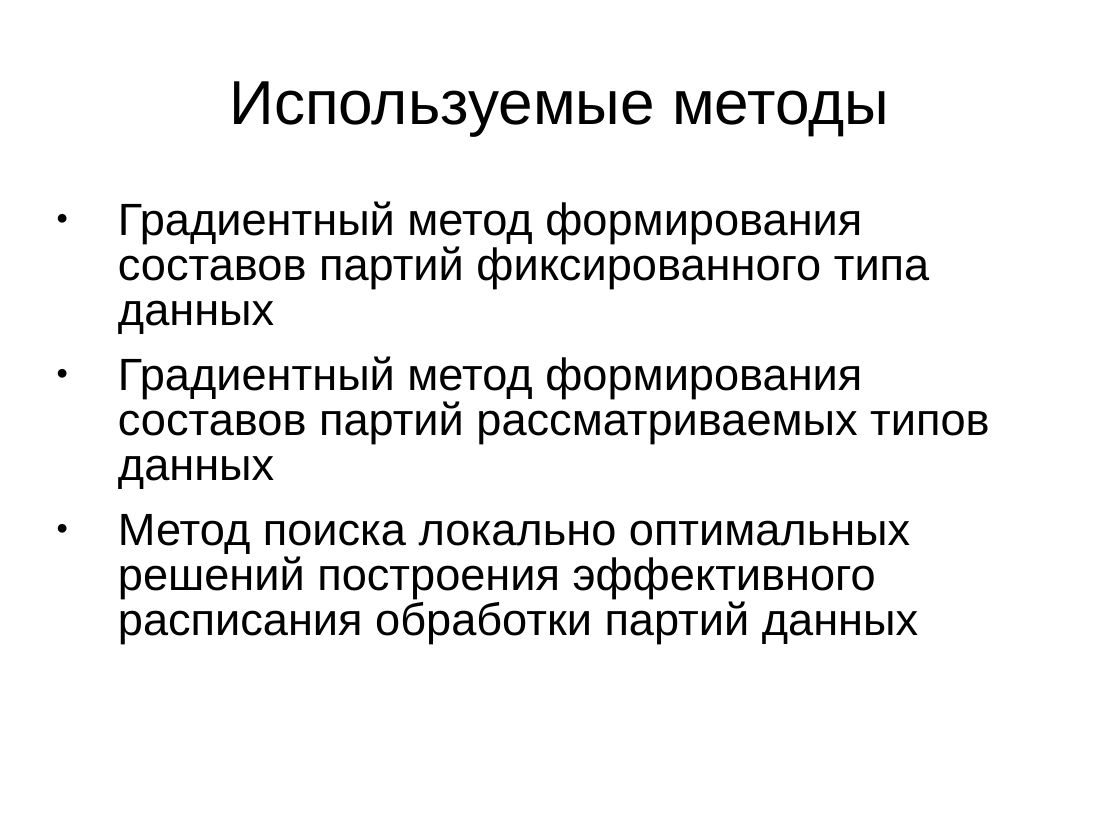
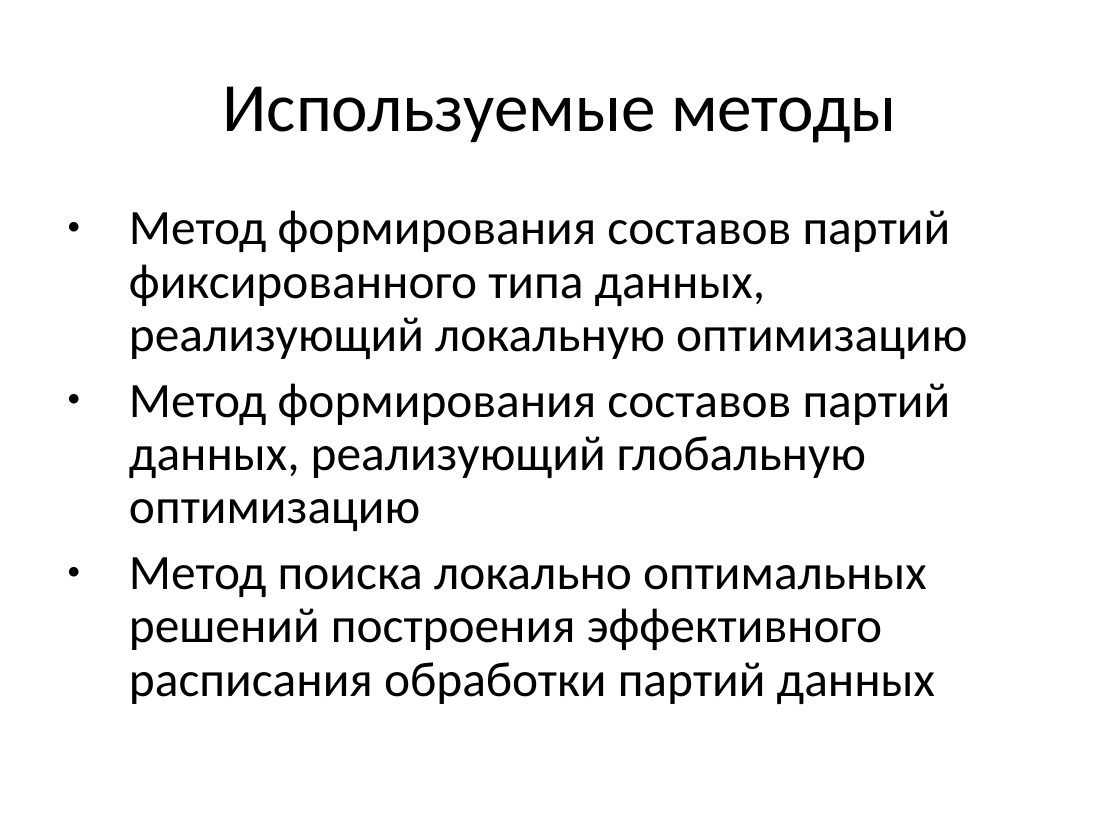
Before and after one commit to sasha2567/diplom, a slide deck: slide 6 of К защите/Саша/В диплом/На защиту.ppt. Drawn at 1120x840 pixels with LibreOffice and Linux fonts; fonts in the diff are those of the drawing. Boxes give left, top, right and bottom in pixels: in the first picture for what was removed or moved away, otherwise in the second. Text is boxed around its words. In the diff, an @@ line names an element or a change of style, - is before the commit and + after.

```diff
--- a/К защите/Саша/В диплом/На защиту.ppt
+++ b/К защите/Саша/В диплом/На защиту.ppt
@@ title "Используемые методы" at [223,86,897,143]: size 44 to 49 pt, font Arial to Calibri; line spacing 0.93 to 1 @@
@@ text at [129,210,967,531]: text changed; size 32 to 35 pt; font Arial to Calibri @@
-● Градиентный метод формирования составов партий фиксированного типа данных
-● Градиентный метод формирования составов партий рассматриваемых типов данных
+● Метод формирования составов партий фиксированного типа данных, реализующий локальную оптимизацию
+● Метод формирования составов партий данных, реализующий глобальную оптимизацию
@@ text at [129,557,935,704]: size 32 to 35 pt, font Arial to Calibri in "Метод поиска локально оптимальных решений построения эффекти ..."; line spacing 0.83 to 0.9; less space between paragraphs @@
```
Also in this commit, not shown: 18 other slides changed, 5 other files.
